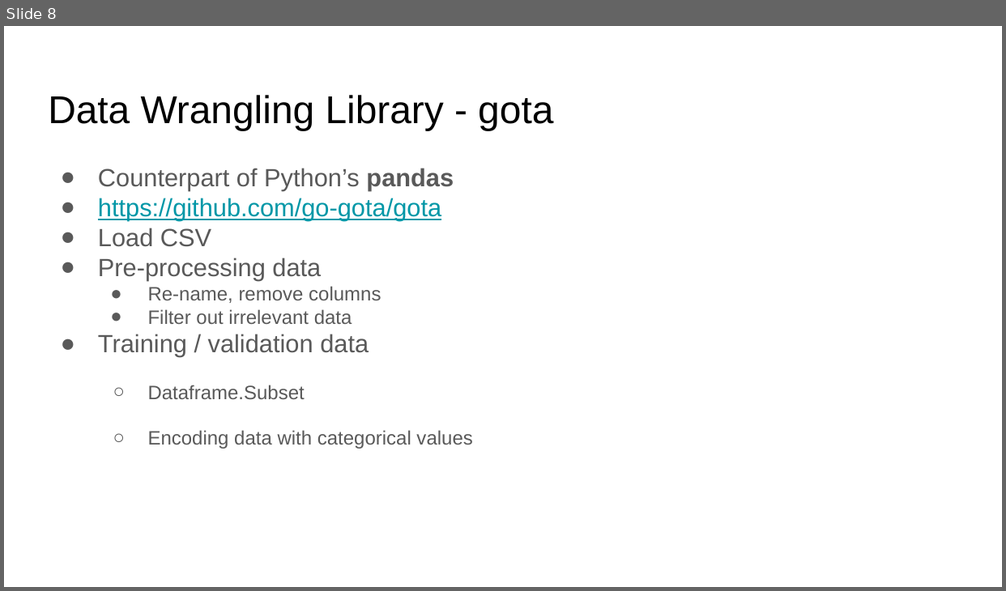
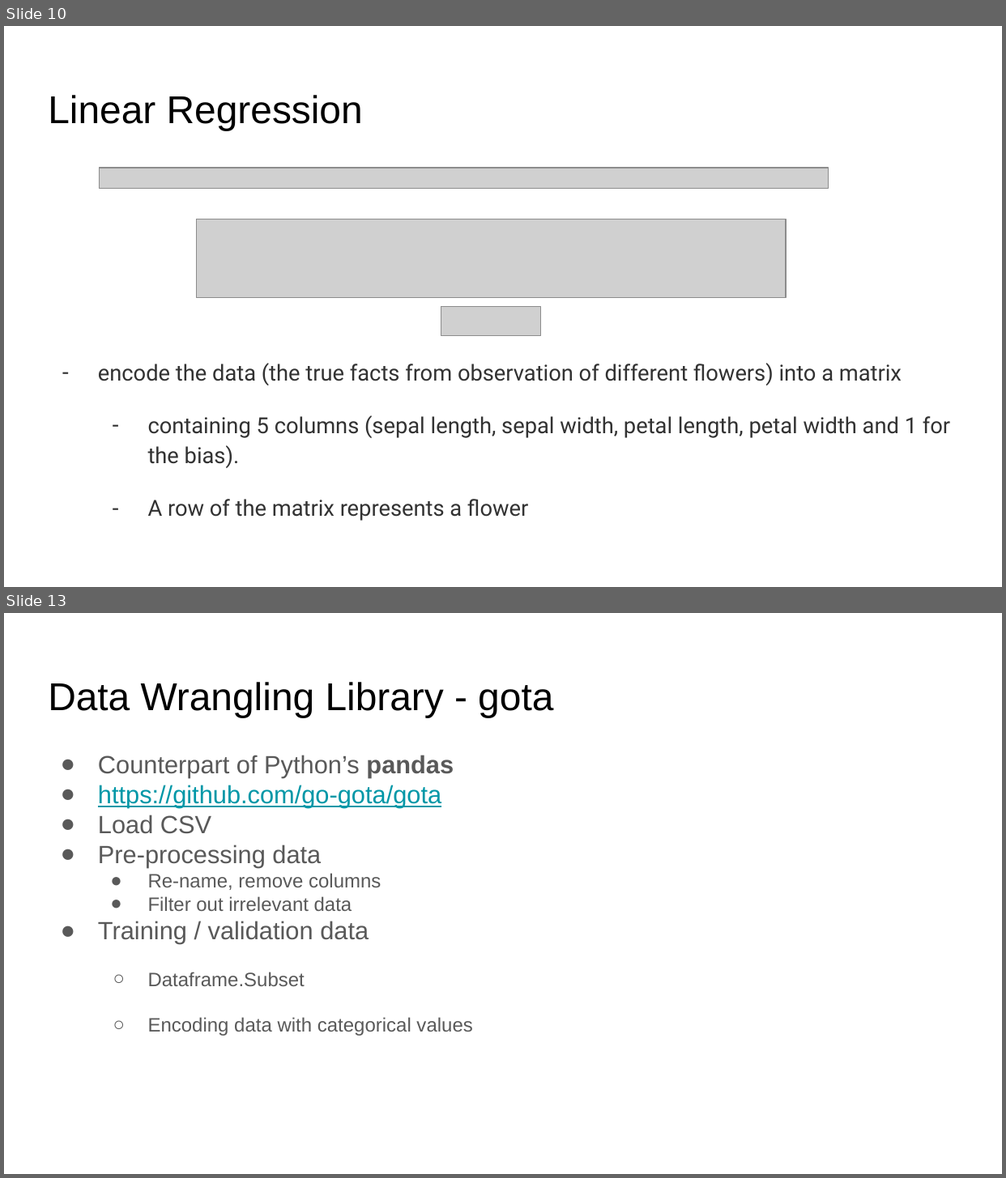
Before and after one commit to ephraimberkovitch/golang_ml, a slide deck: Go ML Meetup.pptx. Shown one above the other, each under a label of ours: slide 8 before the commit, slides 10 and 13 after it; the slides between them are not shown. The pictures are 1006x591 and 1006x1178 pixels, drawn with LibreOffice and Linux fonts; fonts in the diff are those of the drawing; grey boxes stand for pictures. Boxes give left, top, right and bottom in pixels: in the first picture for what was removed or moved away, otherwise in the second. Text is boxed around its words. In the diff, an @@ line names an element or a change of style, - is before the commit and + after.

```diff
--- a/Go ML Meetup.pptx
+++ b/Go ML Meetup.pptx
@@ slide 10 added at <box>4,26,1002,587</box>, background #FFFFFF @@
@@ title added at <box>48,95,363,130</box>, 28 pt, text #000000 @@
+Linear Regression
@@ picture added at <box>99,168,827,189</box> @@
@@ picture added at <box>197,219,786,297</box> @@
@@ picture added at <box>441,306,541,336</box> @@
@@ text added at <box>98,363,950,521</box>, 16 pt, text #323232 @@
+– encode the data (the true facts from observation of different flowers) into a matrix
+  – containing 5 columns (sepal length, sepal width, petal length, petal width and 1 for the bias).
+  – A row of the matrix represents a flower
@@ what was slide 8 is now slide 13 @@
```
Also in this commit, not shown: 2 slides changed, 10 other slides added, 8 slides removed, 8 other files.
